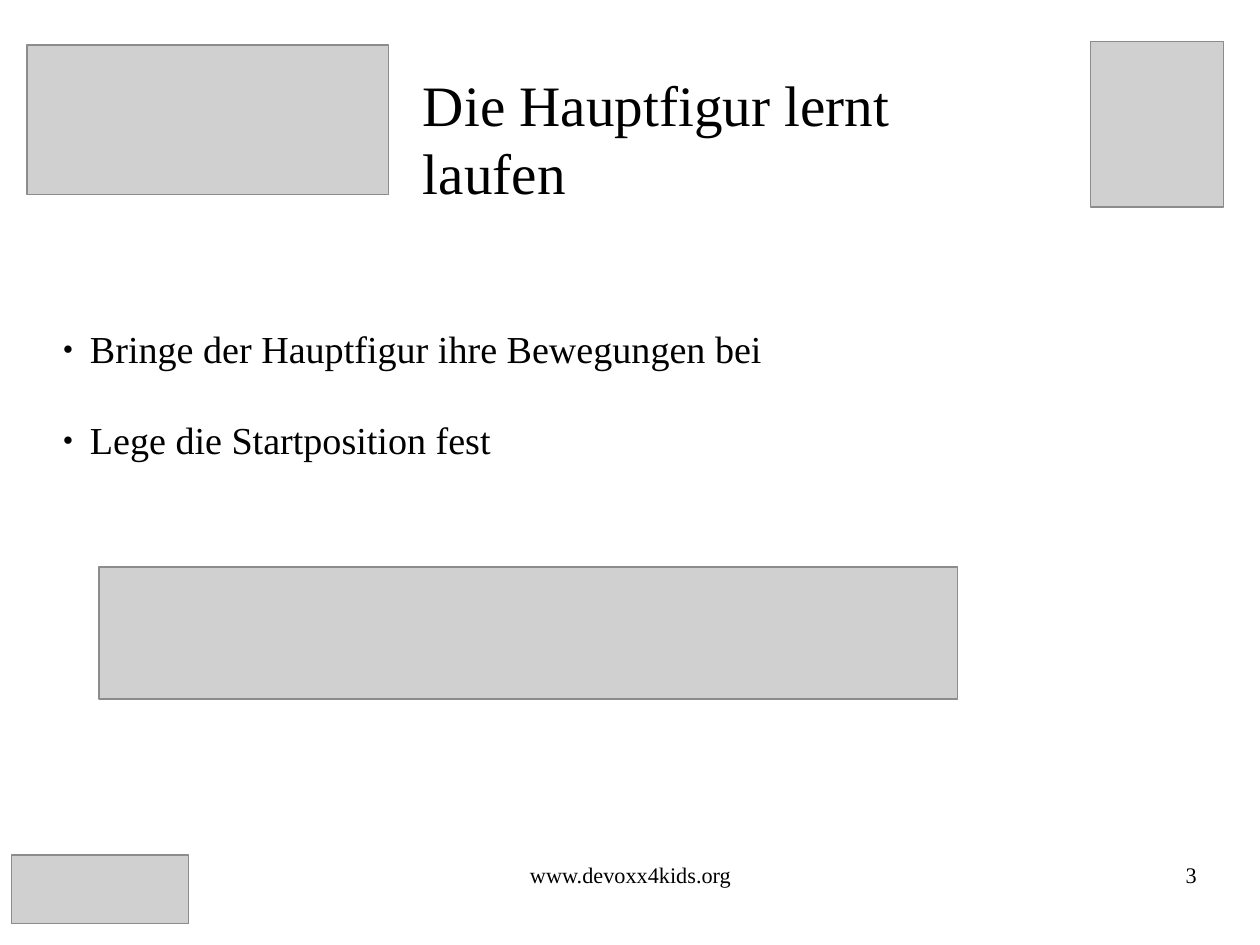
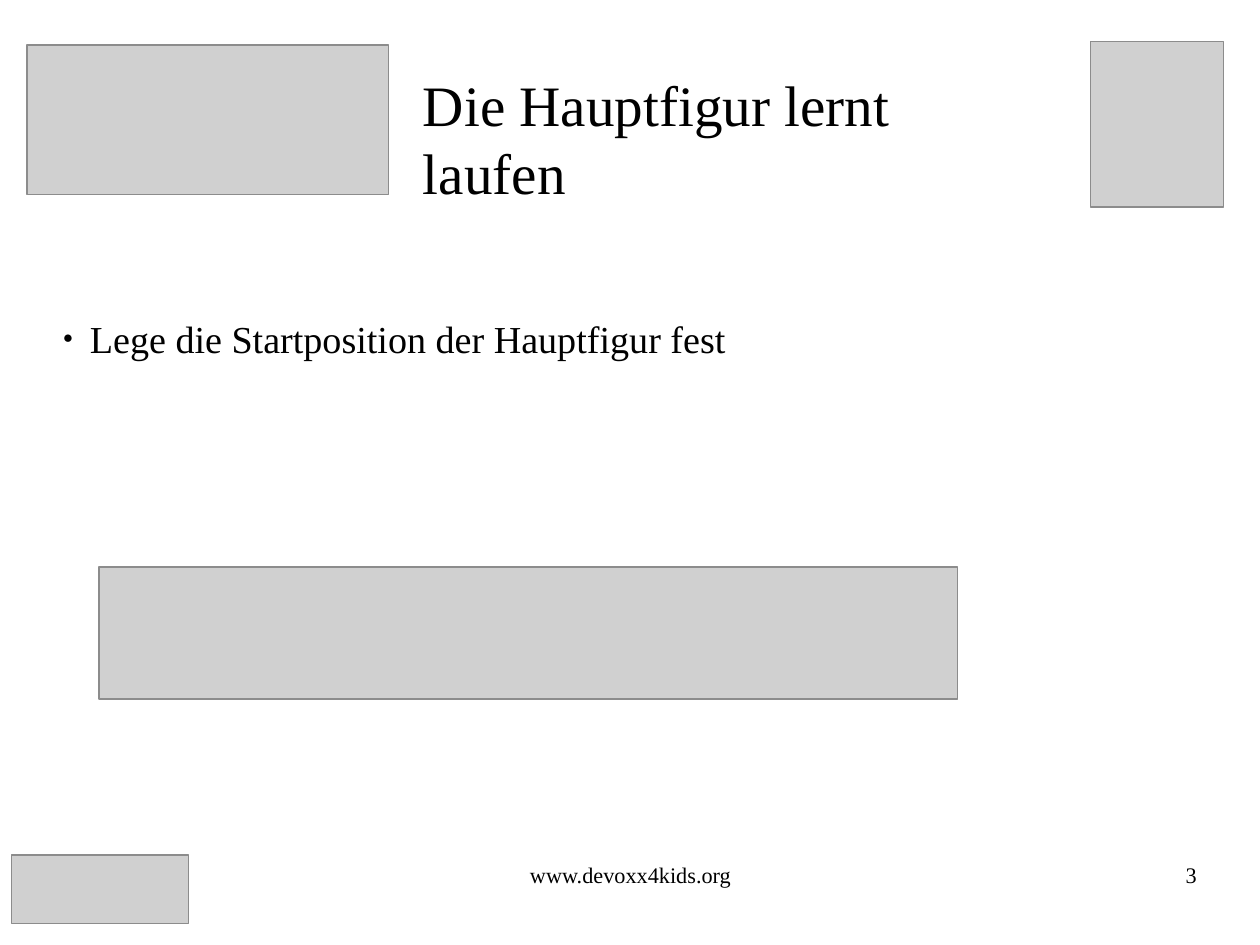
Before and after one commit to Devoxx4KidsDE/workshop-scratch, a slide deck: slide 3 of treasure_hunt/Schatz_Suche_Scratch_Aufgaben.odp. Drawn at 1260x945 pixels with LibreOffice and Linux fonts; fonts in the diff are those of the drawing; grey boxes stand for pictures. Boxes give left, top, right and bottom in pixels: in the first picture for what was removed or moved away, otherwise in the second. Text is boxed around its words. In the diff, an @@ line names an element or a change of style, - is before the commit and + after.

```diff
--- a/treasure_hunt/Schatz_Suche_Scratch_Aufgaben.odp
+++ b/treasure_hunt/Schatz_Suche_Scratch_Aufgaben.odp
@@ subtitle at (90, 326, 725, 360): text changed @@
-● Bringe der Hauptfigur ihre Bewegungen bei
-● Lege die Startposition fest
+● Lege die Startposition der Hauptfigur fest
```
Also in this commit, not shown: 13 other slides changed, 20 slides added, 1 other file.
